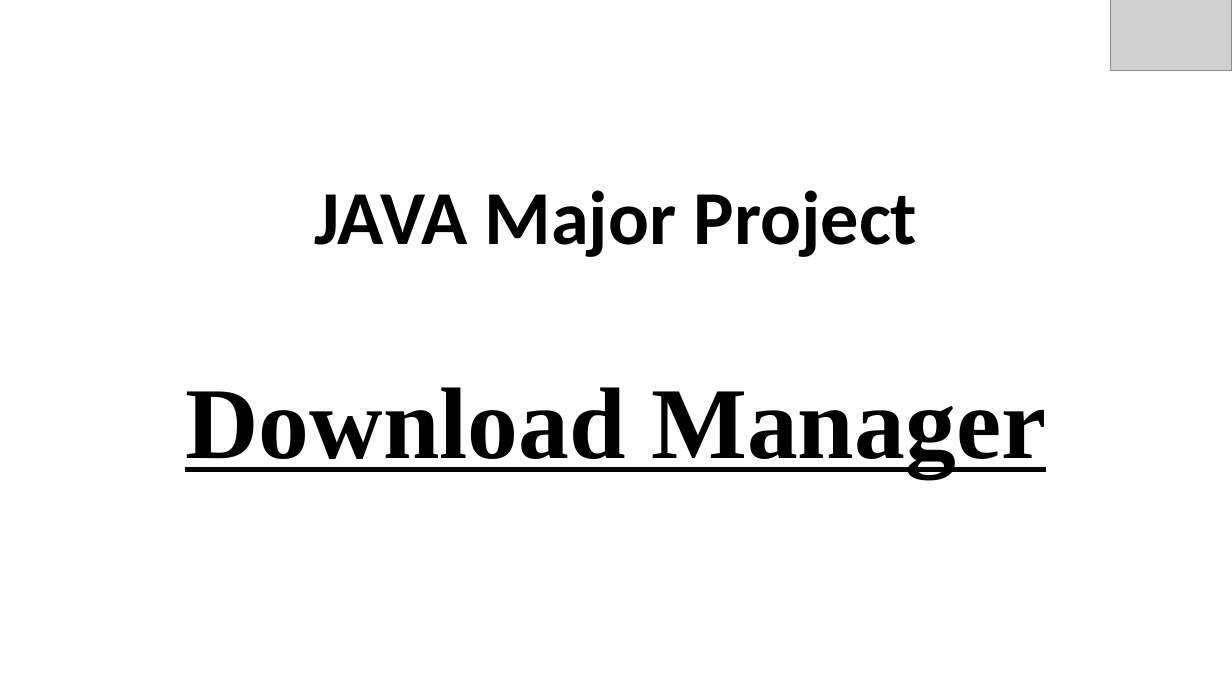
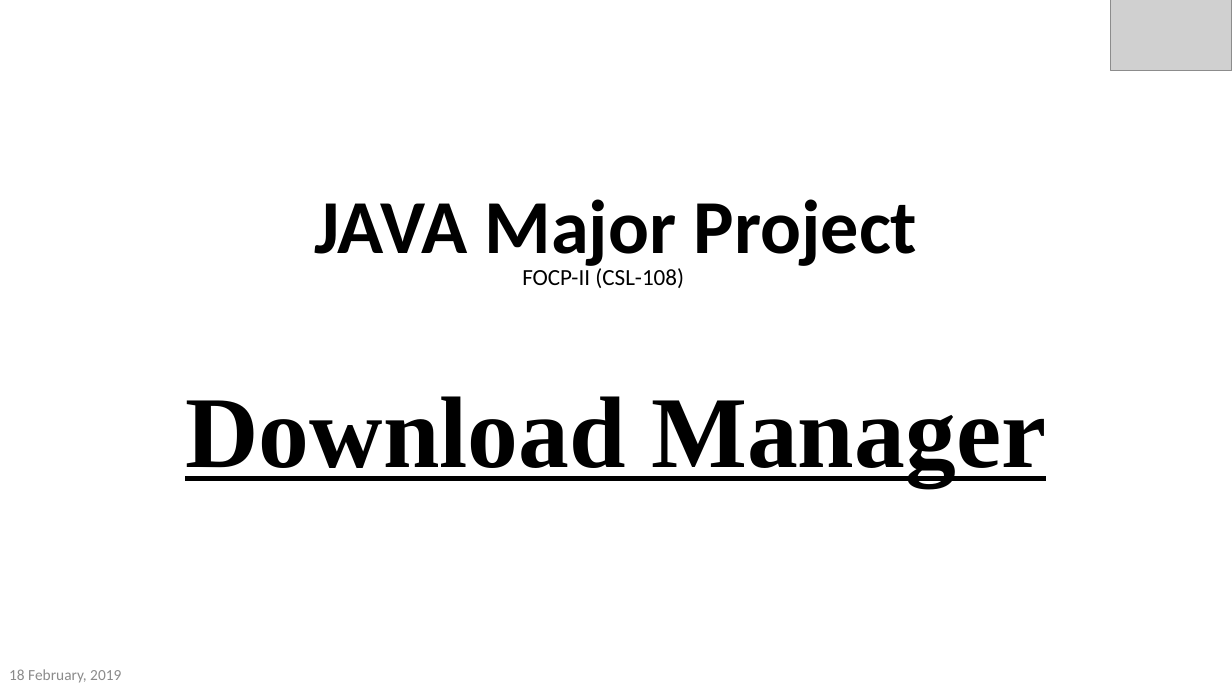
Before and after one commit to akmak1103/DownloadManager, a slide deck: slide 1 of FinalPresentation.pptx. Drawn at 1232x693 pixels with LibreOffice and Linux fonts; fonts in the diff are those of the drawing; grey boxes stand for pictures; background and template pictures are left out. Boxes give left, top, right and bottom in pixels: in the first picture for what was removed or moved away, otherwise in the second. Text is boxed around its words. In the diff, an @@ line names an element or a change of style, - is before the commit and + after.

Commit message:
Project Completed

```diff
--- a/FinalPresentation.pptx
+++ b/FinalPresentation.pptx
@@ title "JAVA Major Project Download Manager": place and size @@
-title "JAVA Major Project Download Manager" at (185,190,1046,478)
+title "JAVA Major Project Download Manager" at (185,199,1046,487)
@@ text added at (522,265,684,288), 18 pt, text #000000 @@
+FOCP-II (CSL-108)
@@ text added at (9,669,121,683), 12 pt, text #8C8C8C @@
+18 February, 2019
```
Also in this commit, not shown: 15 other slides changed, 6 slides added, 1 slide removed, 10 other files.
